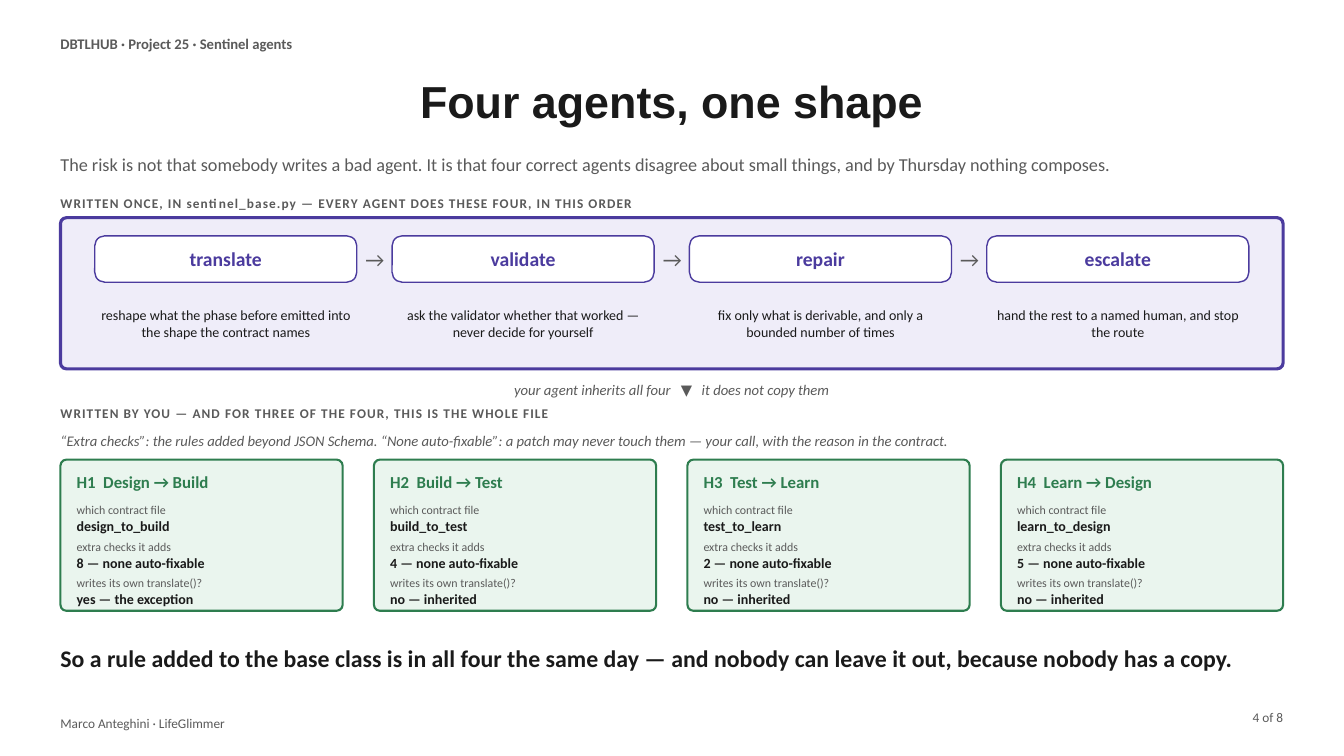
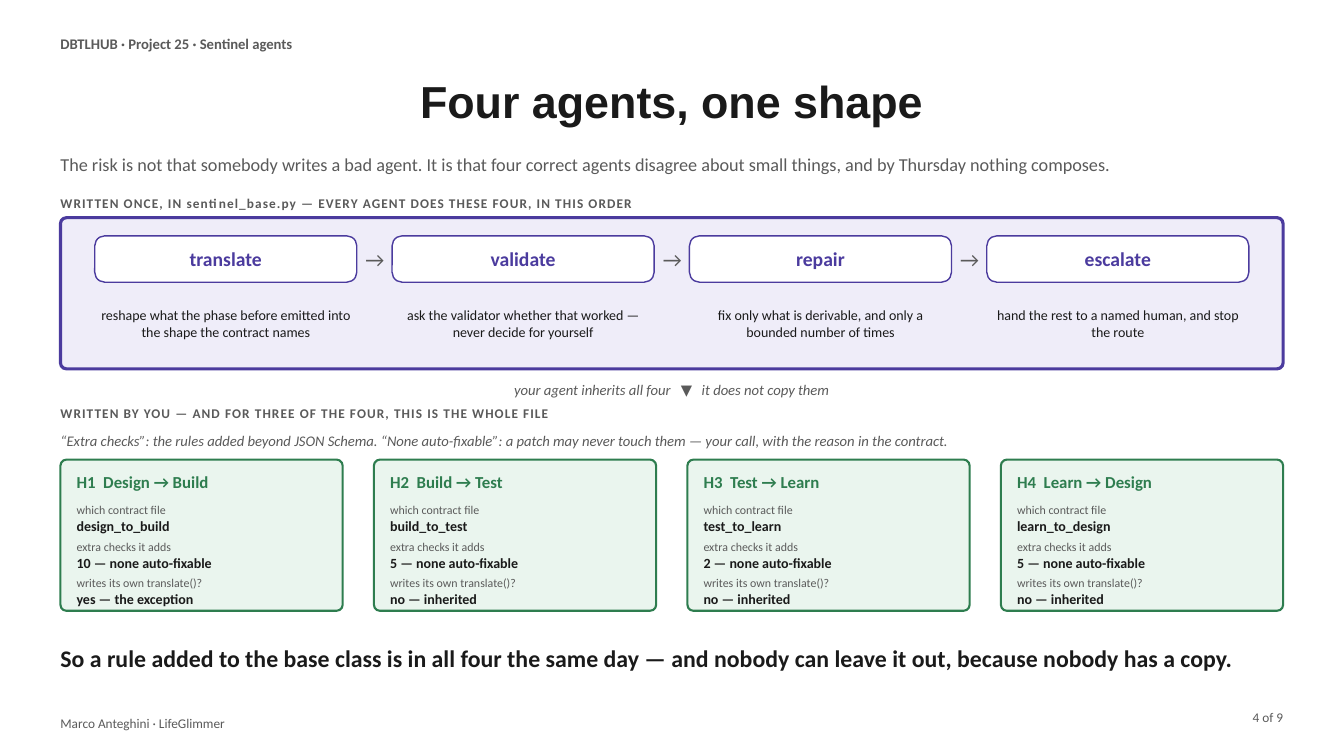
Before and after one commit to dbtl-synbio/dbtlhub, a slide deck: slide 4 of sentinel/docs/sentinel_agents.pptx. Drawn at 1344x756 pixels with LibreOffice and Linux fonts; fonts in the diff are those of the drawing. Boxes give left, top, right and bottom in pixels: in the first picture for what was removed or moved away, otherwise in the second. Text is boxed around its words. In the diff, an @@ line names an element or a change of style, - is before the commit and + after.

```diff
--- a/sentinel/docs/sentinel_agents.pptx
+++ b/sentinel/docs/sentinel_agents.pptx
@@ text at <box>77,558,212,568</box>: text changed @@
-8 — none auto-fixable
+10 — none auto-fixable
@@ text at <box>390,558,519,568</box>: text changed @@
-4 — none auto-fixable
+5 — none auto-fixable
@@ text at <box>1253,713,1283,722</box>: text changed @@
-4 of 8
+4 of 9
```
Also in this commit, not shown: 7 other slides changed, 1 slide added.
